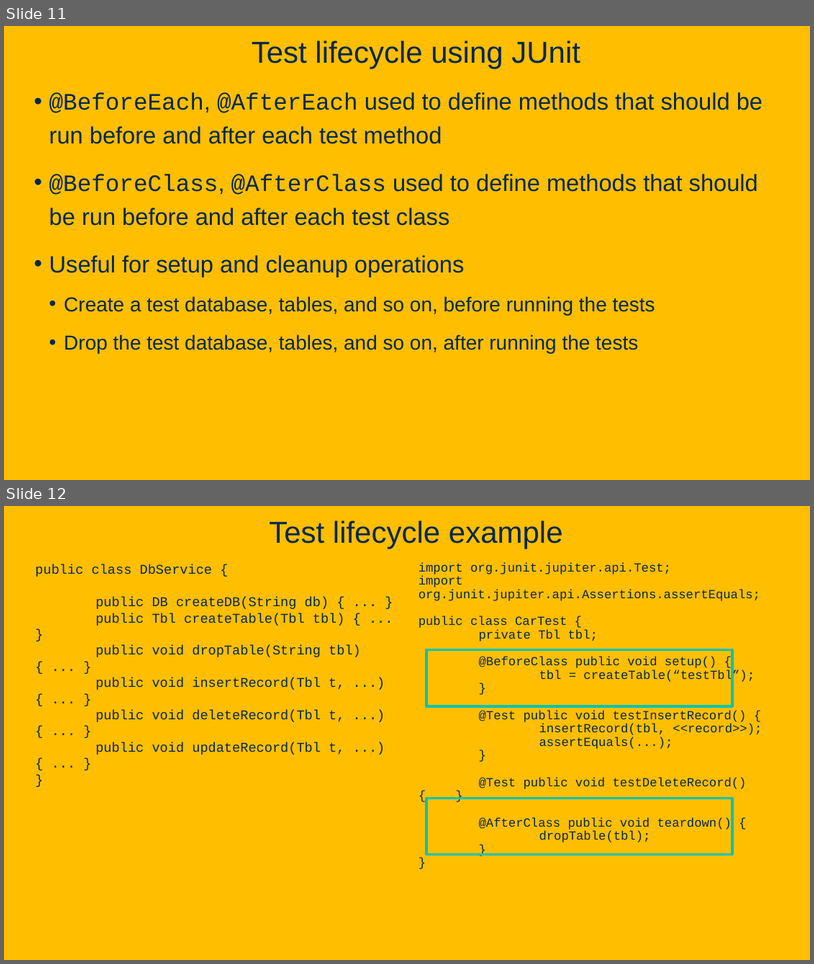
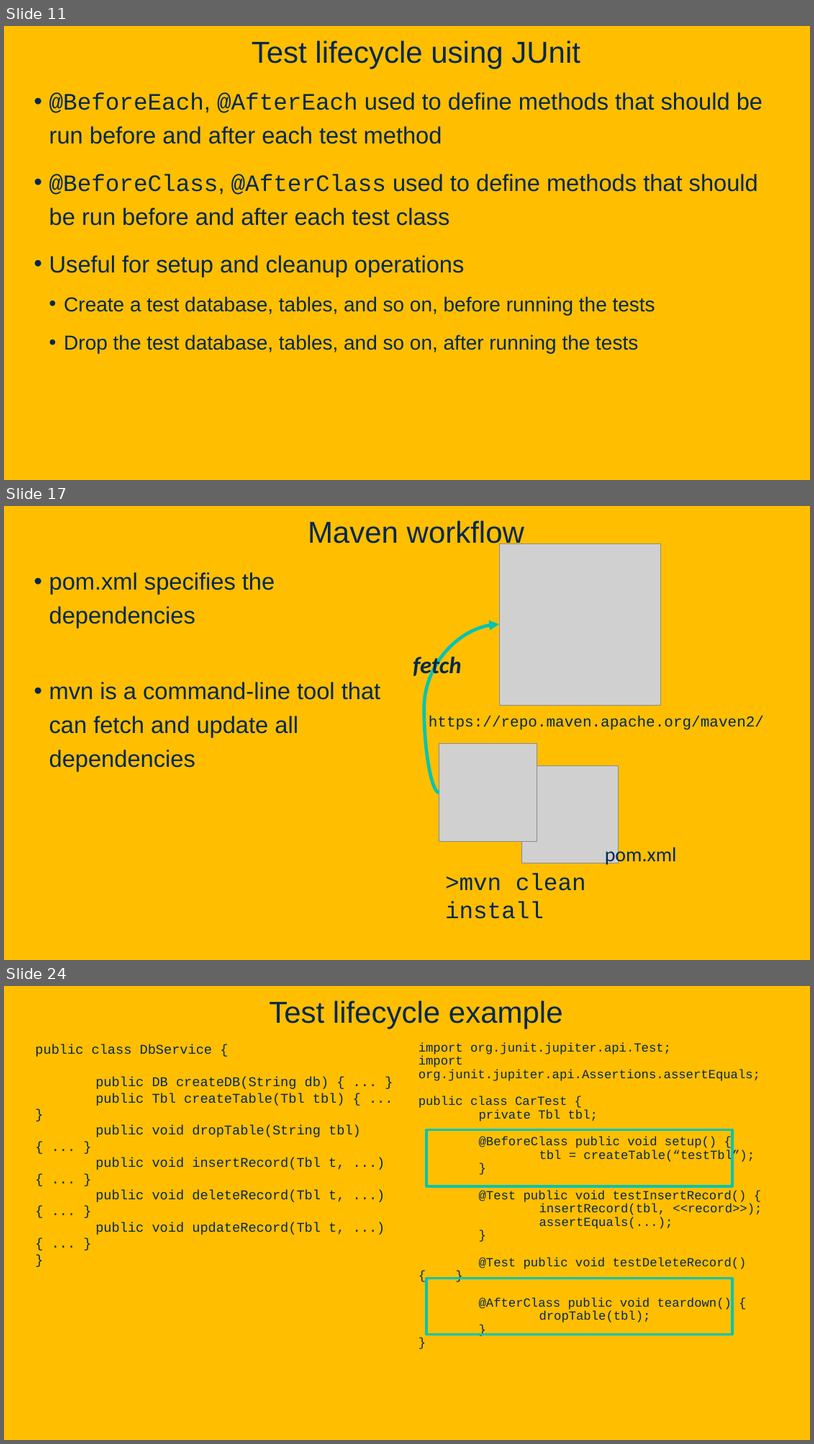
Before and after one commit to davsec-teaching/ecs160-f25, a slide deck: slides/4_unit_testing_mocking_frameworks_CI.pptx. Shown one above the other, each under a label of ours: slides 11 and 12 before the commit, slides 11, 17 and 24 after it; the slides between them are not shown. The pictures are 814x964 and 814x1444 pixels, drawn with LibreOffice and Linux fonts; fonts in the diff are those of the drawing; grey boxes stand for pictures; background and template pictures are left out. Boxes give left, top, right and bottom in pixels: in the first picture for what was removed or moved away, otherwise in the second. Text is boxed around its words. In the diff, an @@ line names an element or a change of style, - is before the commit and + after.

```diff
--- a/slides/4_unit_testing_mocking_frameworks_CI.pptx
+++ b/slides/4_unit_testing_mocking_frameworks_CI.pptx
@@ slide 17 added at (4, 506, 810, 960), background picture (left out) @@
@@ title added at (308, 520, 525, 548), 36 pt, text #022850 @@
+Maven workflow
@@ picture added at (499, 543, 661, 705) @@
@@ text added at (49, 572, 381, 771), 28 pt, text #022850 @@
+• pom.xml specifies the dependencies
+• mvn is a command-line tool that can fetch and update all dependencies
@@ curved arrow added from (440, 793) to (499, 624), #00C4B2 4 pt @@
@@ text added at (413, 654, 461, 679), 28 pt, text #022850, bold, italic @@
+fetch
@@ text added at (429, 716, 764, 730), 18 pt, text #022850 @@
+  https://repo.maven.apache.org/maven2/
@@ picture added at (440, 744, 538, 842) @@
@@ picture added at (522, 765, 619, 862) @@
@@ text added at (605, 844, 677, 865), 24 pt, text #022850 @@
+pom.xml
@@ text added at (445, 872, 586, 919), 28 pt, text #022850 @@
+>mvn clean install
@@ what was slide 12 is now slide 24 @@
```
Also in this commit, not shown: 2 slides changed, 13 other slides added, 1 other file.
